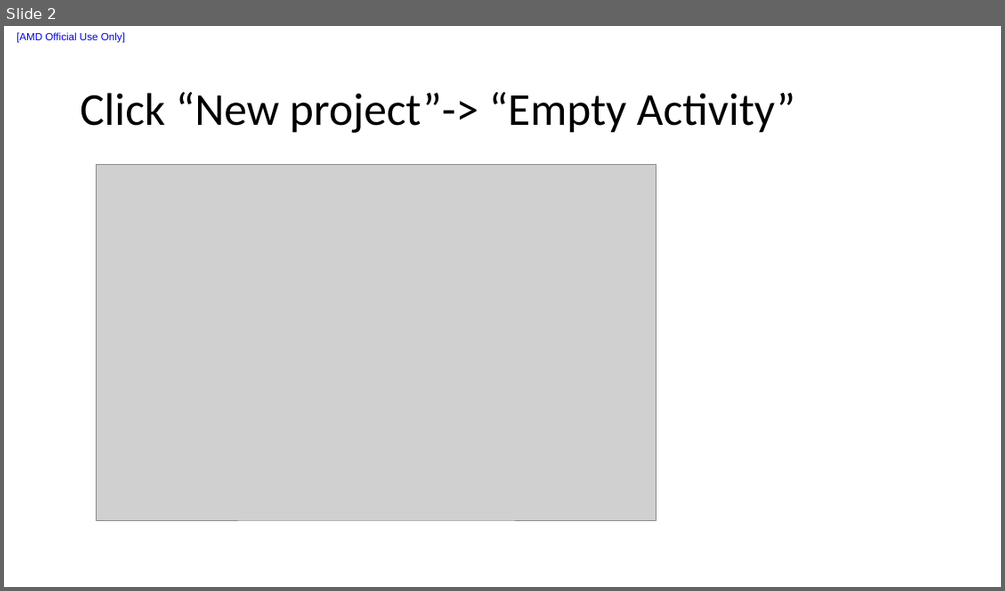
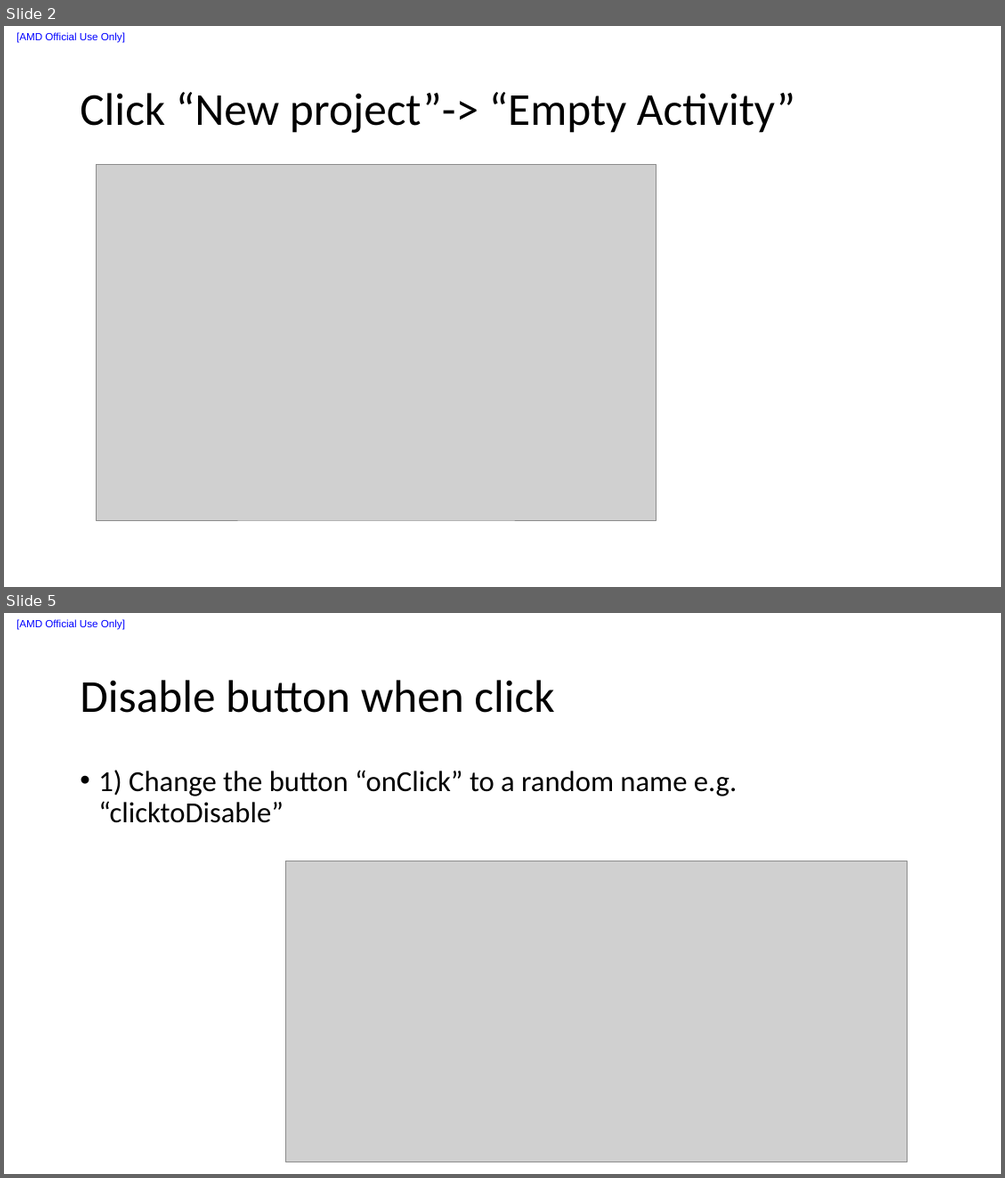
Before and after one commit to liuxu-github-ui/Java, a slide deck: Android studio/Notes.pptx. Shown one above the other, each under a label of ours: slide 2 before the commit, slides 2 and 5 after it; the slides between them are not shown. The pictures are 1005x591 and 1005x1178 pixels, drawn with LibreOffice and Linux fonts; fonts in the diff are those of the drawing; grey boxes stand for pictures. Boxes give left, top, right and bottom in pixels: in the first picture for what was removed or moved away, otherwise in the second. Text is boxed around its words. In the diff, an @@ line names an element or a change of style, - is before the commit and + after.

```diff
--- a/Android studio/Notes.pptx
+++ b/Android studio/Notes.pptx
@@ slide 5 added at box(4, 613, 1001, 1174), background #FFFFFF; not listed: 1 template element that a slide beside it also shows @@
@@ title added at box(80, 680, 554, 713), 44 pt, text #000000 @@
+Disable button when click
@@ text added at box(98, 770, 736, 823), 28 pt, text #000000 @@
+• 1) Change the button “onClick” to a random name e.g. “clicktoDisable”
@@ picture added at box(286, 860, 907, 1161) @@
```
Also in this commit, not shown: 23 other slides added, 1 other file.
